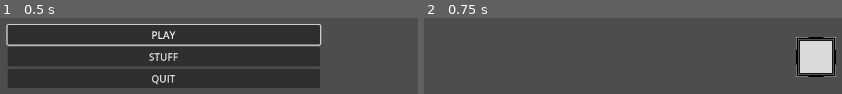
Above: before the commit, frames 1-2 (left to right).
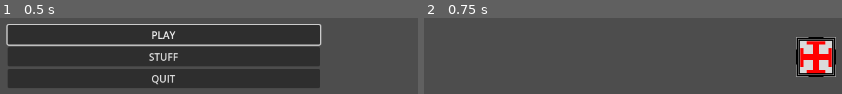
Above: after the commit, the same moments.

Repository: Graunder/ggj24
Game: Godot game, scene res://Assets/Scenes/main.tscn
The game is run twice, just before and just after one commit, with the same random seed, the same clock (stepped at 60 frames per second) and the same inputs.
Inputs:
- Up to frame 1 (0.5 s): no input
- Up to frame 2 (0.75 s): click "PLAY" at 0.5 s

Frame 1 is identical in both runs. In frame 2, 1.7% of the frame differs, in the area x 89-98%, y 30-73%.

Commit message:
target, right stick controls

Diff:
--- a/Assets/Scenes/main.tscn
+++ b/Assets/Scenes/main.tscn
@@ -1,9 +1,11 @@
-[gd_scene load_steps=8 format=3 uid="uid://2ellra2i5itc"]
+[gd_scene load_steps=10 format=3 uid="uid://2ellra2i5itc"]
 
 [ext_resource type="Script" path="res://Assets/Scripts/Main.gd" id="1_3o3yr"]
 [ext_resource type="Script" path="res://Assets/Scripts/Camera.gd" id="2_3t4gq"]
 [ext_resource type="PackedScene" uid="uid://kb27rxm082xw" path="res://Assets/Scenes/menu.tscn" id="2_us0qy"]
 [ext_resource type="Script" path="res://Assets/Scripts/Player.gd" id="3_ufkiy"]
+[ext_resource type="Script" path="res://Assets/Scripts/Target.gd" id="4_fawq8"]
+[ext_resource type="Texture2D" uid="uid://bm4xvfswfx2xb" path="res://Assets/Textures/Sprites/Temp_Target.png" id="4_lf3fo"]
 [ext_resource type="Texture2D" uid="uid://cq1l0ppum40q6" path="res://Assets/Textures/Sprites/Temp_Player.png" id="4_q0qbp"]
 
 [sub_resource type="RectangleShape2D" id="RectangleShape2D_rj1b5"]
@@ -34,8 +36,15 @@
 [node name="CollisionShape2D" type="CollisionShape2D" parent="Level/CharacterBody2D/Area2D"]
 shape = SubResource("RectangleShape2D_204an")
 
+[node name="Target" type="Node2D" parent="Level/CharacterBody2D"]
+script = ExtResource("4_fawq8")
+
+[node name="Sprite2D" type="Sprite2D" parent="Level/CharacterBody2D/Target"]
+texture = ExtResource("4_lf3fo")
+
 [node name="Camera" type="Camera2D" parent="."]
 position_smoothing_enabled = true
+position_smoothing_speed = 10.0
 script = ExtResource("2_3t4gq")
 
 [node name="Menu" parent="Camera" instance=ExtResource("2_us0qy")]
--- a/Assets/Scripts/Player.gd
+++ b/Assets/Scripts/Player.gd
@@ -1,11 +1,14 @@
 extends CharacterBody2D
 
-var moveSpeed = 500
+var moveSpeed = 100
+
+@onready var target = $Target
 
 func _physics_process(delta):
 
 	var direction_x = Input.get_axis("left", "right")
 	var direction_y = Input.get_axis("forward", "backward")
+
 	velocity.x = 0
 	velocity.y = 0
 
@@ -14,4 +17,5 @@
 	if direction_y:
 		velocity.y = direction_y * moveSpeed
 
+
 	move_and_slide()
--- /dev/null
+++ b/Assets/Scripts/Target.gd
@@ -0,0 +1,12 @@
+extends Node2D
+
+var speed = 100
+
+func _process(delta):
+	var direction_look_x = Input.get_axis("look_left", "look_right")
+	var direction_look_y = Input.get_axis("look_up", "look_down")
+
+	if direction_look_x:
+		position.x = direction_look_x * speed
+	if direction_look_y:
+		position.y = direction_look_y * speed
--- a/project.godot
+++ b/project.godot
@@ -74,7 +74,7 @@
 esc={
 "deadzone": 0.5,
 "events": [Object(InputEventKey,"resource_local_to_scene":false,"resource_name":"","device":0,"window_id":0,"alt_presse …(181 unchanged characters)…
-, Object(InputEventJoypadButton,"resource_local_to_scene":false,"resource_name":"","device":-1,"button_index":4,"pressure":0.0,"pressed":false,"script":null)
+, Object(InputEventJoypadButton,"resource_local_to_scene":false,"resource_name":"","device":-1,"button_index":6,"pressure":0.0,"pressed":false,"script":null)
 ]
 }
 look_up={
Binary file added: Assets/Textures/Sprites/Temp_Target.png
Not shown, added: Assets/Textures/Sprites/Temp_Target.png.import
Not shown, changed: Assets/Stuff/psd_file.psd
